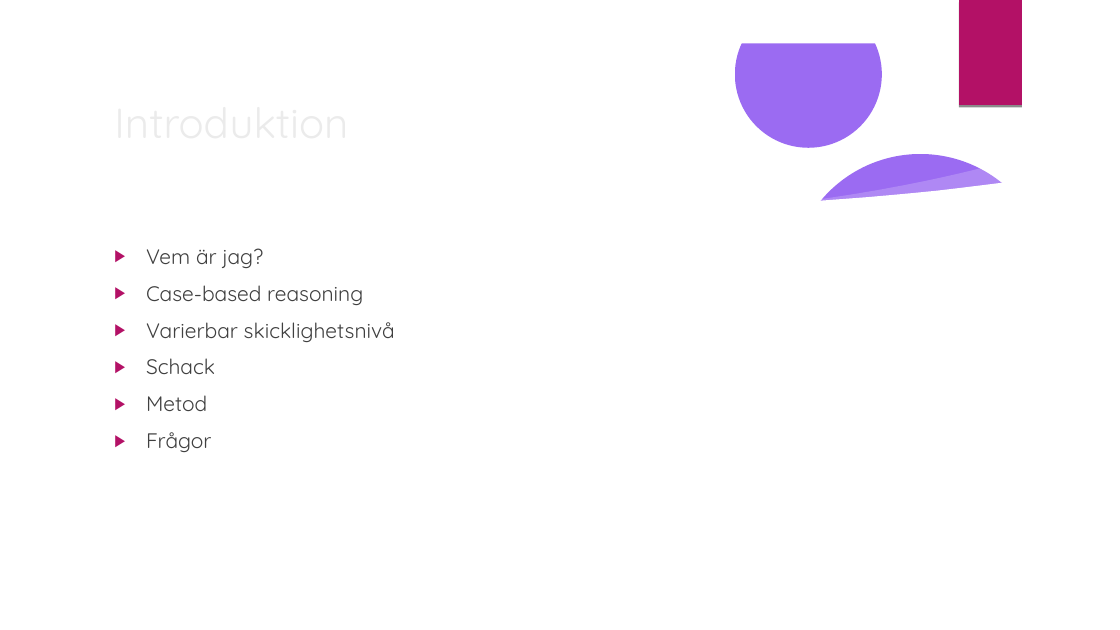
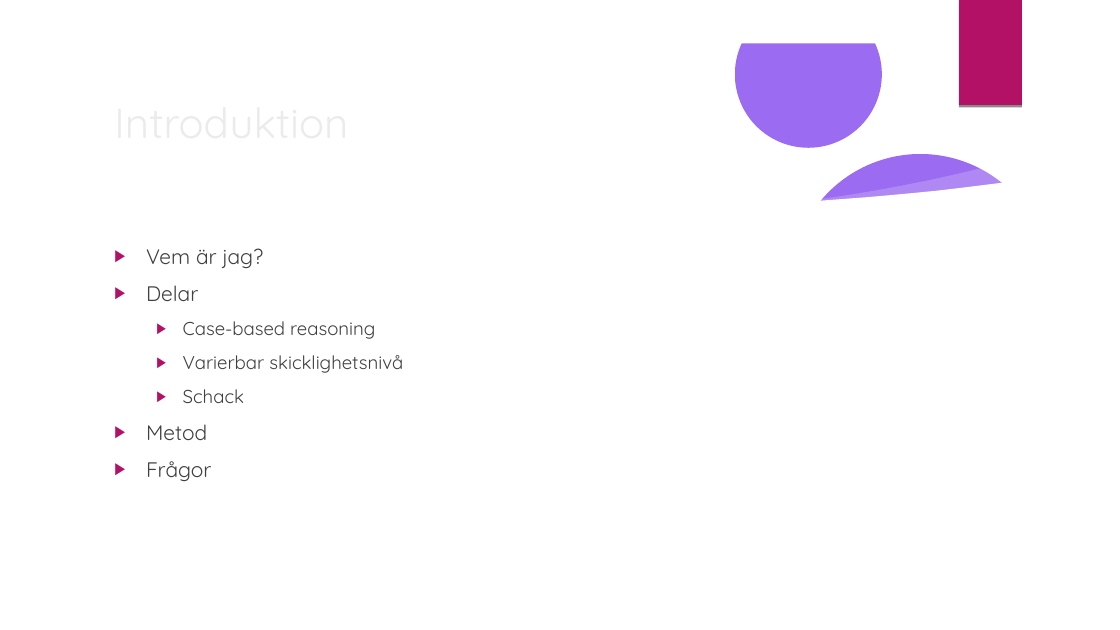
Before and after one commit to johannes-qvarford/a12johqv-examination, a slide deck: slide 2 of Part1/Seminarie Presentation.odp. Drawn at 1120x630 pixels with LibreOffice and Linux fonts; fonts in the diff are those of the drawing; background and template pictures are left out. Boxes give left, top, right and bottom in pixels: in the first picture for what was removed or moved away, otherwise in the second. Text is boxed around its words. In the diff, an @@ line names an element or a change of style, - is before the commit and + after.

```diff
--- a/Part1/Seminarie Presentation.odp
+++ b/Part1/Seminarie Presentation.odp
@@ text at [146, 285, 198, 301]: paragraph added @@
+▶ Delar
@@ text at [183, 321, 403, 403]: size 18 to 16 pt in "Case-based reasoning", "Varierbar skicklighetsnivå", "Schack"; list level 1 to 2 in "Case-based reasoning"; list level 1 to 2 in "Varierbar skicklighetsnivå"; list level 1 to 2 in "Schack" @@
```
Also in this commit, not shown: 3 other slides changed, 27 other files.
